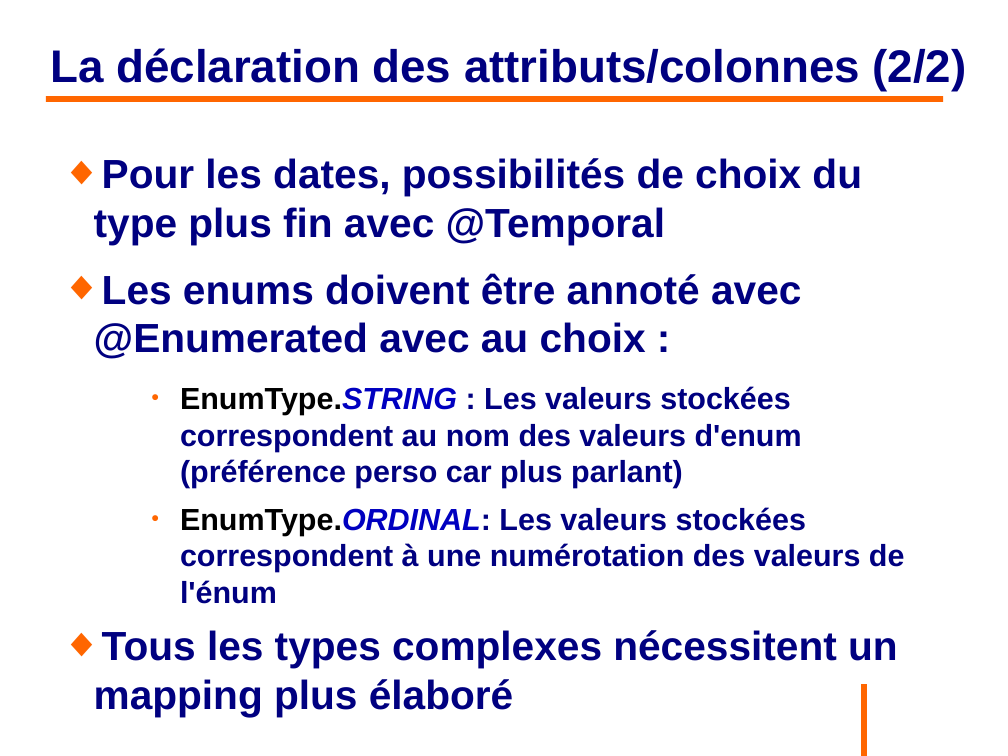
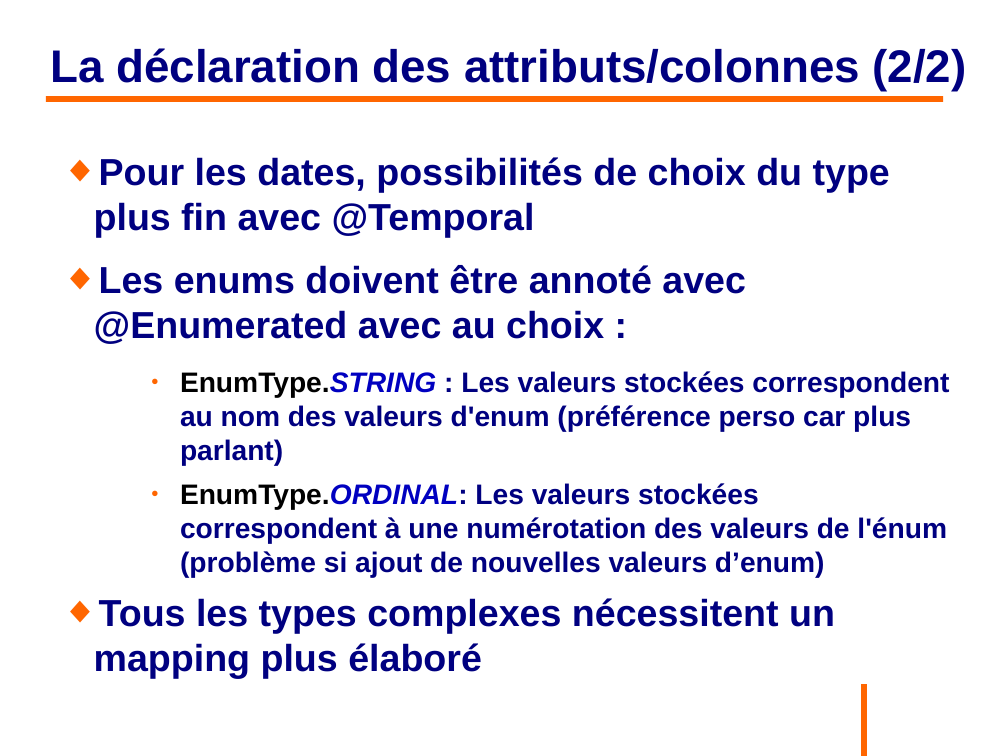
Before and after one commit to philphils/formation-hibernate-basique, a slide deck: slide 24 of Documentation/diapo_formation_hibernate.odp (slide 23 before the commit). Drawn at 1008x756 pixels with LibreOffice and Linux fonts; fonts in the diff are those of the drawing; background and template pictures are left out. Boxes give left, top, right and bottom in pixels: in the first picture for what was removed or moved away, otherwise in the second. Text is boxed around its words. In the diff, an @@ line names an element or a change of style, - is before the commit and + after.

```diff
--- a/Documentation/diapo_formation_hibernate.odp
+++ b/Documentation/diapo_formation_hibernate.odp
@@ text at box(94, 157, 949, 634): size 32 to 29.6 pt in "Pour les dates, possibilités de choix du ...", "Les enums doivent être annoté avec @Enumerated ...", "Tous les types complexes nécessitent un mapping ..."; size 24 to 22.2 pt in "EnumType.STRING : Les valeurs stockées correspondent au ..." @@
@@ text at box(180, 483, 947, 577): text changed; size 24 to 22.2 pt @@
-    ● EnumType.ORDINAL: Les valeurs stockées correspondent à une numérotation des valeurs de l'énum
+    ● EnumType.ORDINAL: Les valeurs stockées correspondent à une numérotation des valeurs de l'énum (problème si ajout de nouvelles valeurs d’enum)
```
Also in this commit, not shown: 12 other slides changed, 1 slide added.
